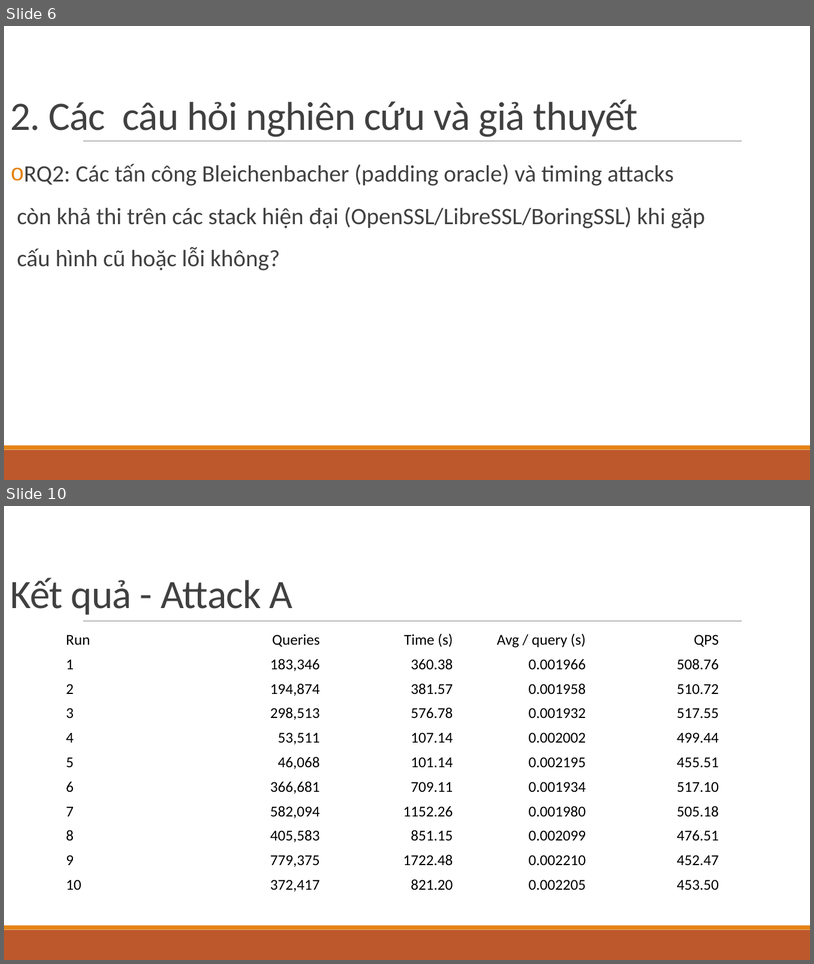
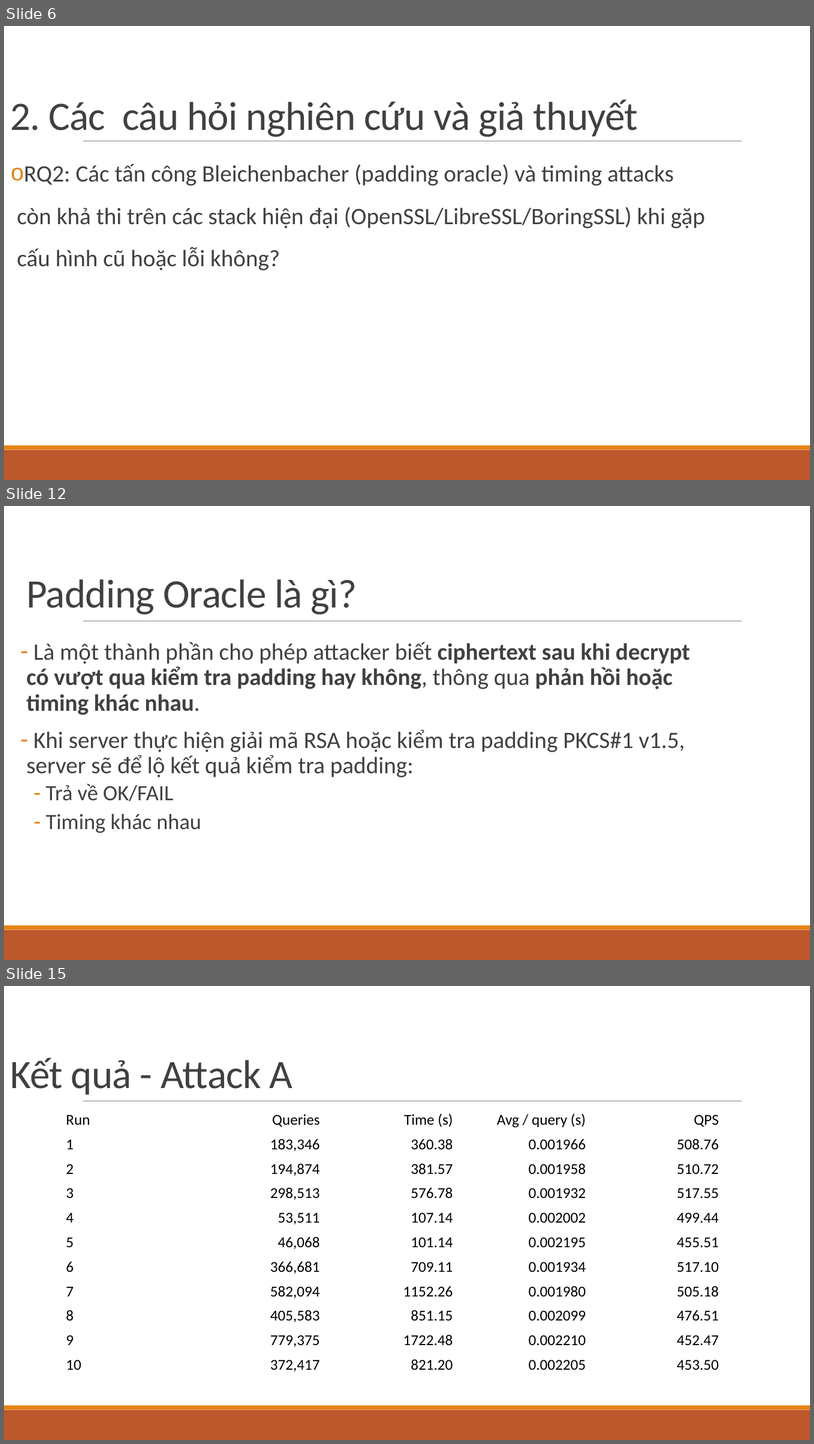
Before and after one commit to ken3k06/RSA-Based-Cryptography, a slide deck: Cryptanalysis on Asymmetric Ciphers — RSA & RSA.pptx. Shown one above the other, each under a label of ours: slides 6 and 10 before the commit, slides 6, 12 and 15 after it; the slides between them are not shown. The pictures are 814x964 and 814x1444 pixels, drawn with LibreOffice and Linux fonts; fonts in the diff are those of the drawing. Boxes give left, top, right and bottom in pixels: in the first picture for what was removed or moved away, otherwise in the second. Text is boxed around its words. In the diff, an @@ line names an element or a change of style, - is before the commit and + after.

```diff
--- a/Cryptanalysis on Asymmetric Ciphers — RSA & RSA.pptx
+++ b/Cryptanalysis on Asymmetric Ciphers — RSA & RSA.pptx
@@ slide 12 added at (4,506,810,960), background #FFFFFF; not listed: 3 template elements that a slide beside it also shows @@
@@ title added at (26,579,357,615), 48 pt, text #404040 @@
+Padding Oracle là gì?
@@ text added at (26,642,690,833), 28 pt, text #404040 @@
+– Là một thành phần cho phép attacker biết ciphertext sau khi decrypt có vượt qua kiểm tra padding hay không, thông qua phản hồi hoặc timing khác nhau.
+– Khi server thực hiện giải mã RSA hoặc kiểm tra padding PKCS#1 v1.5, server sẽ để lộ kết quả kiểm tra padding:
+  – Trả về OK/FAIL
+  – Timing khác nhau
@@ what was slide 10 is now slide 15 @@
```
Also in this commit, not shown: 7 slides changed, 11 other slides added, 1 slide removed, 7 other files.
